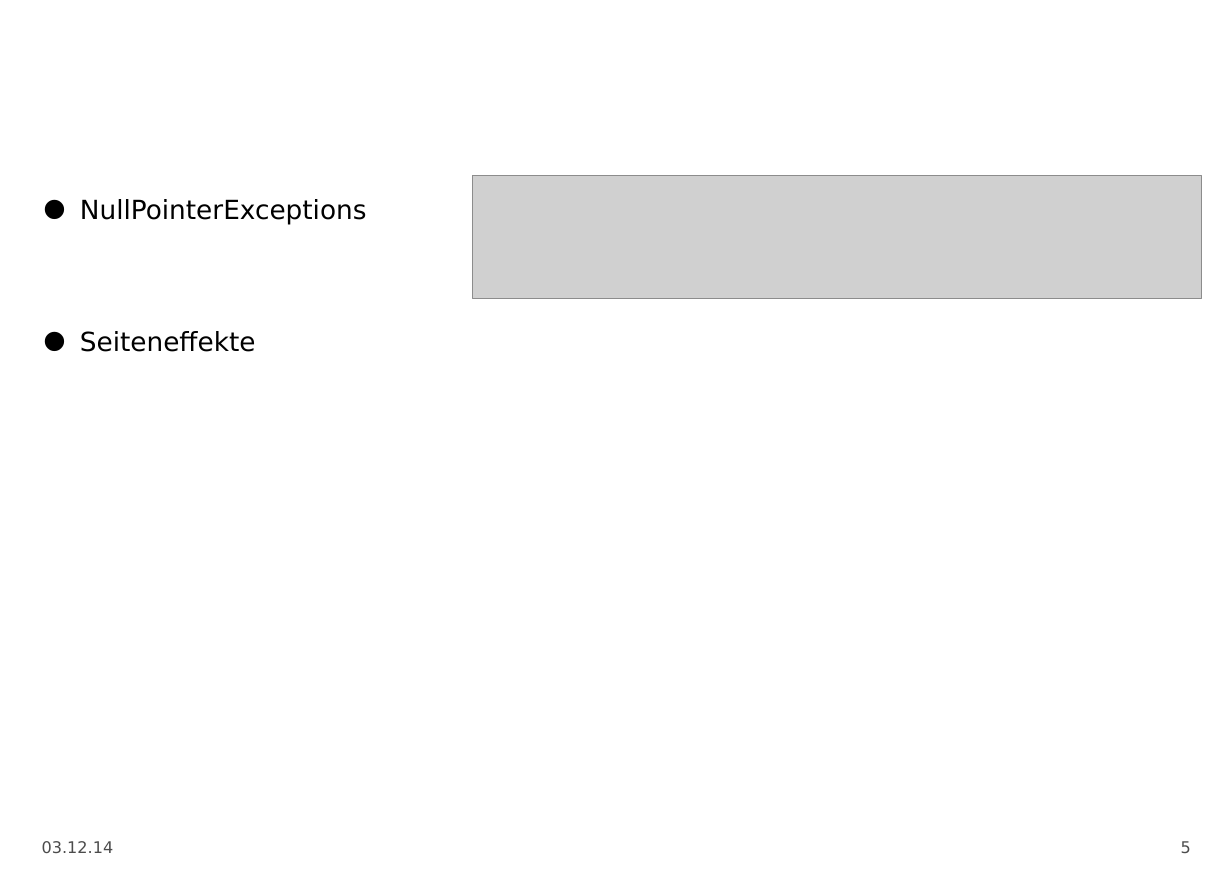
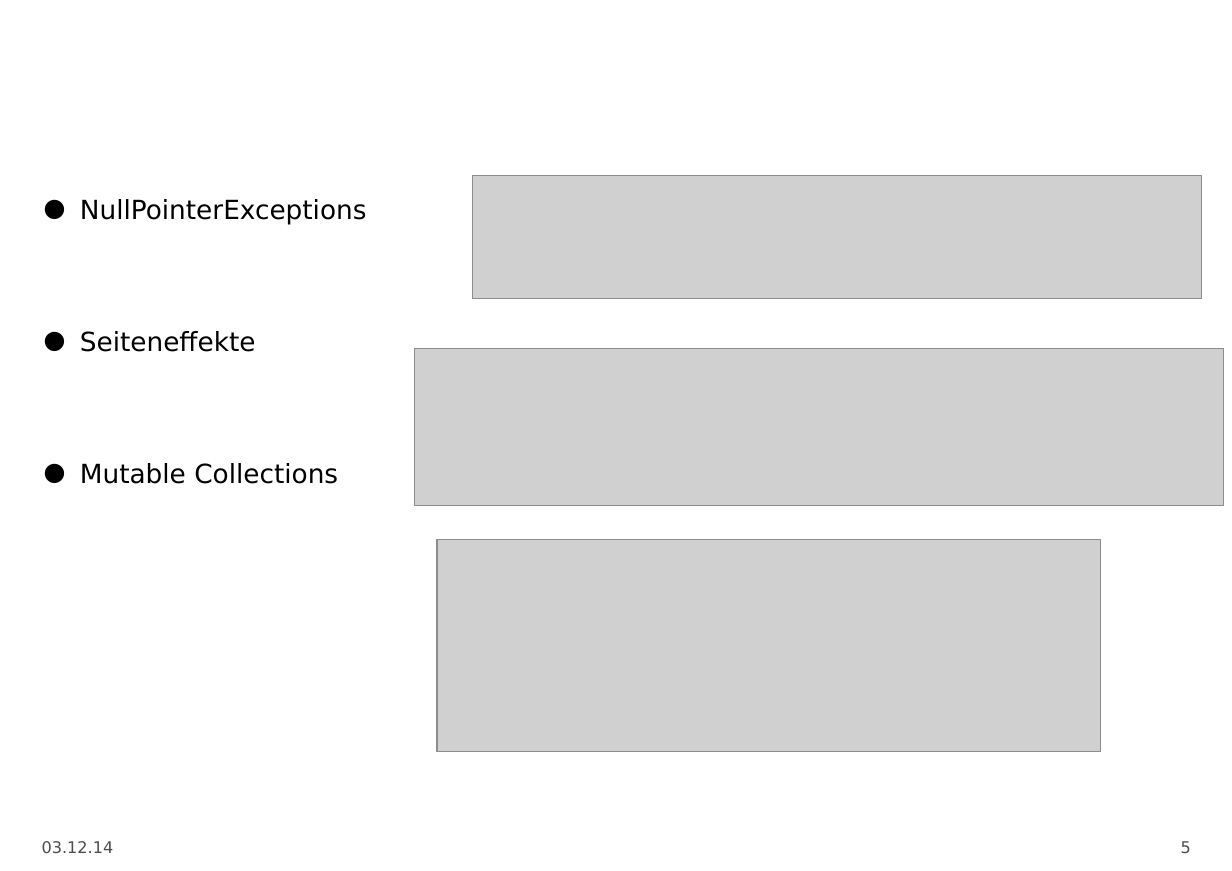
Before and after one commit to DarkToast/scala-techtalk, a slide deck: slide 5 of Scala.odp. Drawn at 1232x871 pixels with LibreOffice and Linux fonts; fonts in the diff are those of the drawing; grey boxes stand for pictures; background and template pictures are left out. Boxes give left, top, right and bottom in pixels: in the first picture for what was removed or moved away, otherwise in the second. Text is boxed around its words. In the diff, an @@ line names an element or a change of style, - is before the commit and + after.

Commit message:
First page of pittfalls ready

```diff
--- a/Scala.odp
+++ b/Scala.odp
@@ picture added at (415, 349, 1225, 506) @@
@@ text at (80, 463, 338, 484): paragraph added @@
+• Mutable Collections
@@ picture added at (437, 540, 1101, 752) @@
```
